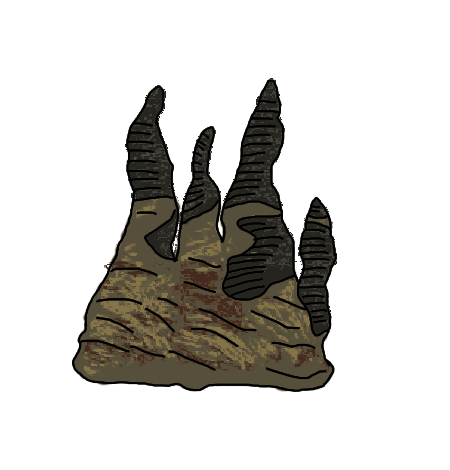
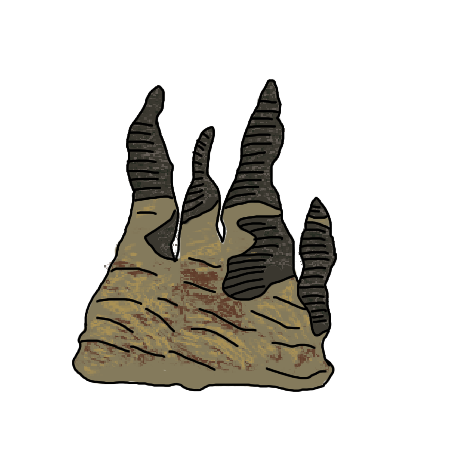
The second w=450, h=470 image is a revision of the first. Changes to its layers:
painted on "Layer 11" over (x1=81, y1=199, x2=329, y2=377)
painted on "Layer 12" over (x1=128, y1=83, x2=334, y2=334)
painted on "Layer 9" over (x1=125, y1=78, x2=337, y2=345)
painted on "Layer 10" over (x1=74, y1=194, x2=334, y2=392)
